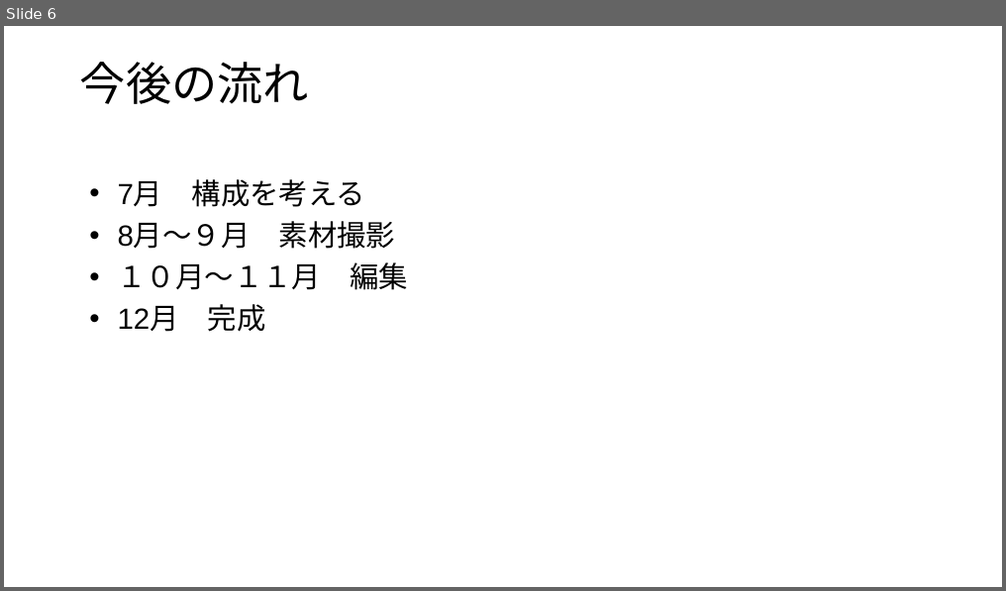
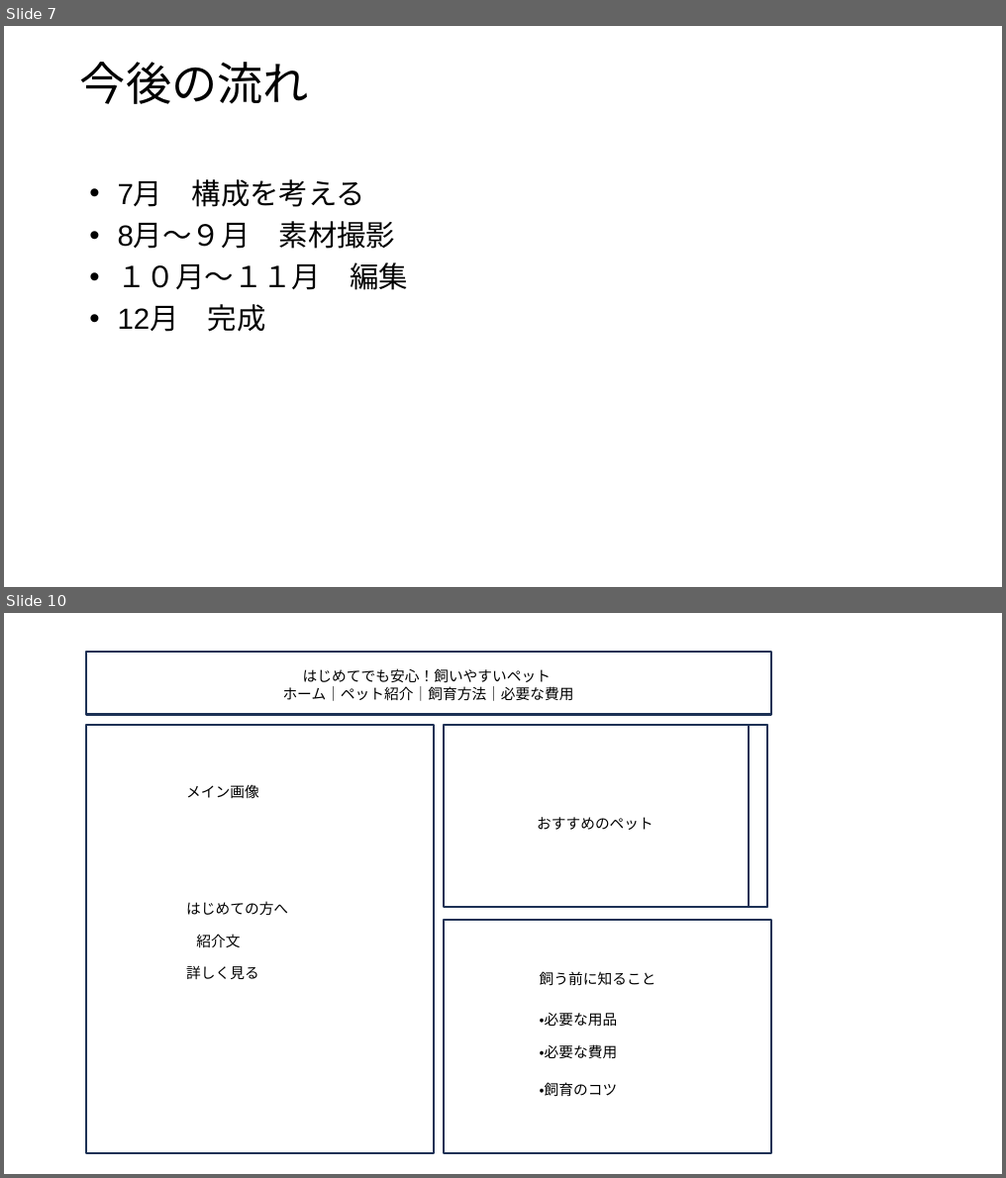
Before and after one commit to ckg25023-cpu/zemi, a slide deck: 卒業制作 テーマ・中間発表.pptx. Shown one above the other, each under a label of ours: slide 6 before the commit, slides 7 and 10 after it; the slides between them are not shown. The pictures are 1006x591 and 1006x1178 pixels, drawn with LibreOffice and Linux fonts; fonts in the diff are those of the drawing. Boxes give left, top, right and bottom in pixels: in the first picture for what was removed or moved away, otherwise in the second. Text is boxed around its words. In the diff, an @@ line names an element or a change of style, - is before the commit and + after.

```diff
--- a/卒業制作 テーマ・中間発表.pptx
+++ b/卒業制作 テーマ・中間発表.pptx
@@ slide 10 added at bbox=[4, 613, 1002, 1174], background #FFFFFF @@
@@ rectangle added at bbox=[85, 652, 771, 714], outline #1E3256 2 pt @@
@@ text added at bbox=[283, 668, 574, 701], 14 pt, text #000000 @@
+はじめてでも安心！飼いやすいペット
+ホーム｜ペット紹介｜飼育方法｜必要な費用
@@ rectangle added at bbox=[85, 725, 433, 1155], outline #1E3256 2 pt @@
@@ rectangle added at bbox=[445, 725, 767, 907], outline #1E3256 2 pt @@
@@ rectangle added at bbox=[748, 725, 767, 907], outline #1E3256 2 pt @@
@@ text added at bbox=[186, 784, 259, 799], 14 pt, text #000000 @@
+メイン画像
@@ text added at bbox=[537, 817, 653, 830], 14 pt, text #000000 @@
+おすすめのペット
@@ text added at bbox=[186, 901, 288, 915], 14 pt, text #000000 @@
+はじめての方へ
@@ text added at bbox=[196, 934, 240, 949], 14 pt, text #000000 @@
+紹介文
@@ rectangle added at bbox=[445, 920, 771, 1154], outline #1E3256 2 pt @@
@@ text added at bbox=[186, 965, 259, 979], 14 pt, text #000000 @@
+詳しく見る
@@ text added at bbox=[540, 971, 656, 986], 14 pt, text #000000 @@
+飼う前に知ること
@@ text added at bbox=[540, 1013, 618, 1026], 14 pt, text #000000 @@
+・必要な用品
@@ text added at bbox=[540, 1045, 618, 1059], 14 pt, text #000000 @@
+・必要な費用
@@ text added at bbox=[540, 1082, 618, 1097], 14 pt, text #000000 @@
+・飼育のコツ
@@ what was slide 6 is now slide 7 @@
```
Also in this commit, not shown: 3 slides changed, 4 other slides added, 1 other file.
